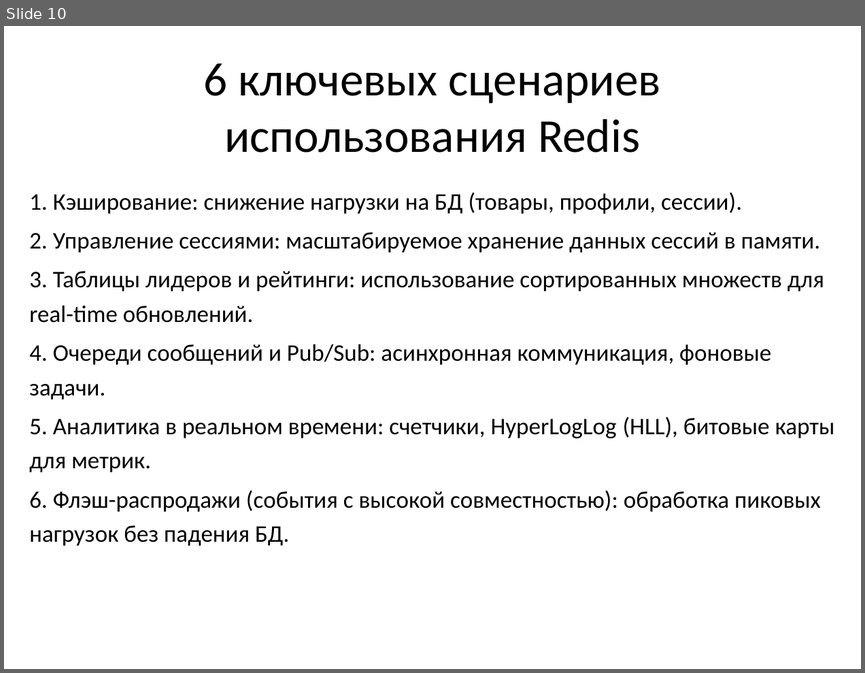
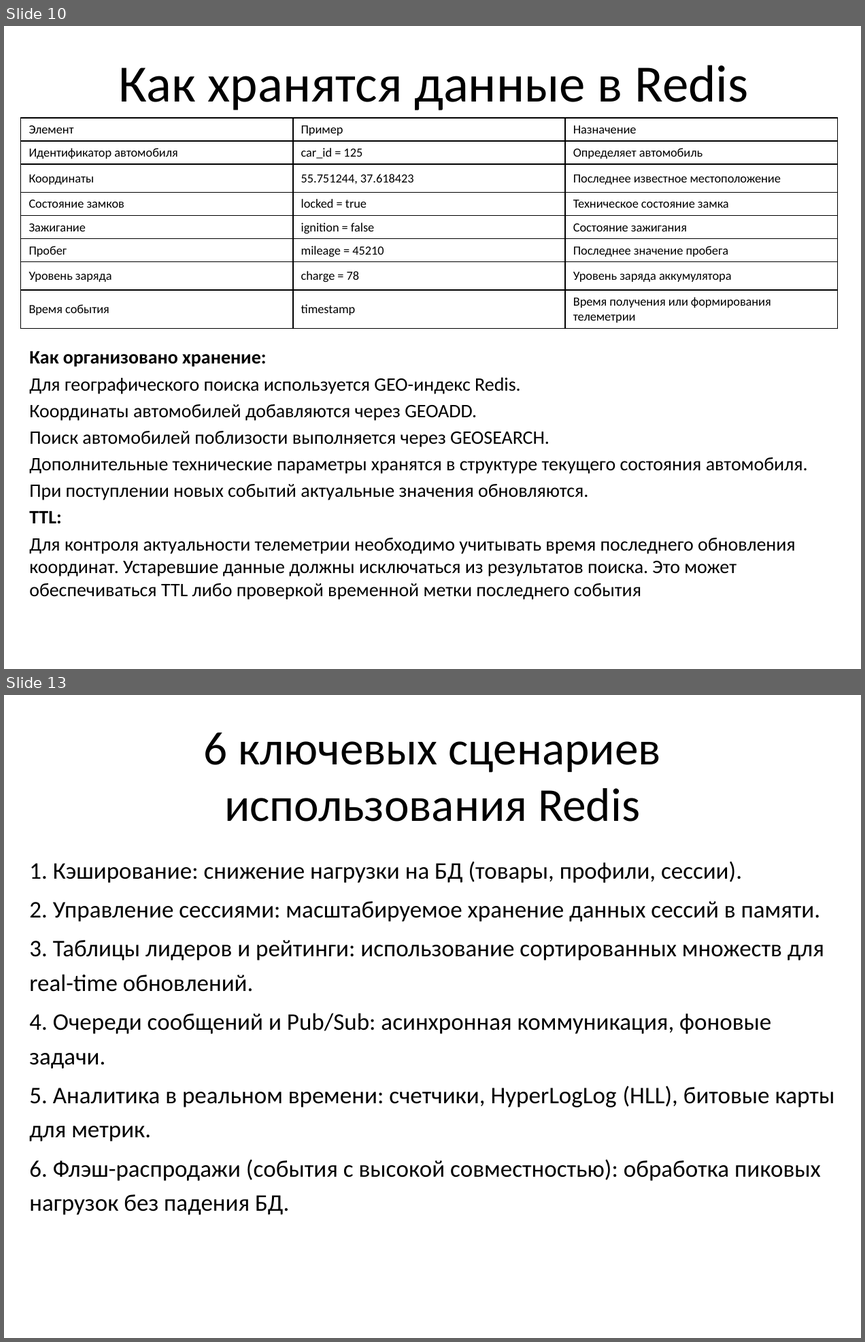
Before and after one commit to Antipindima1/Doklad-Redis, a slide deck: Презентация кэширования.pptx. Shown one above the other, each under a label of ours: slide 10 before the commit, slides 10 and 13 after it; the slides between them are not shown. The pictures are 865x673 and 865x1342 pixels, drawn with LibreOffice and Linux fonts; fonts in the diff are those of the drawing; background and template pictures are left out. Boxes give left, top, right and bottom in pixels: in the first picture for what was removed or moved away, otherwise in the second. Text is boxed around its words. In the diff, an @@ line names an element or a change of style, - is before the commit and + after.

```diff
--- a/Презентация кэширования.pptx
+++ b/Презентация кэширования.pptx
@@ slide 10 added at <box>4,26,861,669</box>, background picture (left out) @@
@@ title added at <box>118,65,749,110</box>, 44 pt, text #000000 @@
+Как хранятся данные в Redis
@@ table added at <box>21,118,838,327</box>, 8 rows, 3 columns @@
+Элемент | Пример | Назначение
+Идентификатор автомобиля | car_id = 125 | Определяет автомобиль
+Координаты | 55.751244, 37.618423 | Последнее известное местоположение
+Состояние замков | locked = true | Техническое состояние замка
+Зажигание | ignition = false | Состояние зажигания
+Пробег | mileage = 45210 | Последнее значение пробега
+Уровень заряда | charge = 78 | Уровень заряда аккумулятора
+Время события | timestamp | Время получения или формирования телеметрии
@@ text added at <box>29,351,808,599</box>, 16 pt, text #000000 @@
+Как организовано хранение:
+Для географического поиска используется GEO-индекс Redis.
+Координаты автомобилей добавляются через GEOADD.
+Поиск автомобилей поблизости выполняется через GEOSEARCH.
+Дополнительные технические параметры хранятся в структуре текущего состояния автомобиля.
+При поступлении новых событий актуальные значения обновляются.
+TTL:
+Для контроля актуальности телеметрии необходимо учитывать время последнего обновления координат. Устаревшие данные должны исключаться из результатов поиска. Это может обеспечиваться TTL либо проверкой временной метки последнего события
@@ what was slide 10 is now slide 13 @@
```
Also in this commit, not shown: 5 other slides added, 3 slides removed, 3 other files.
